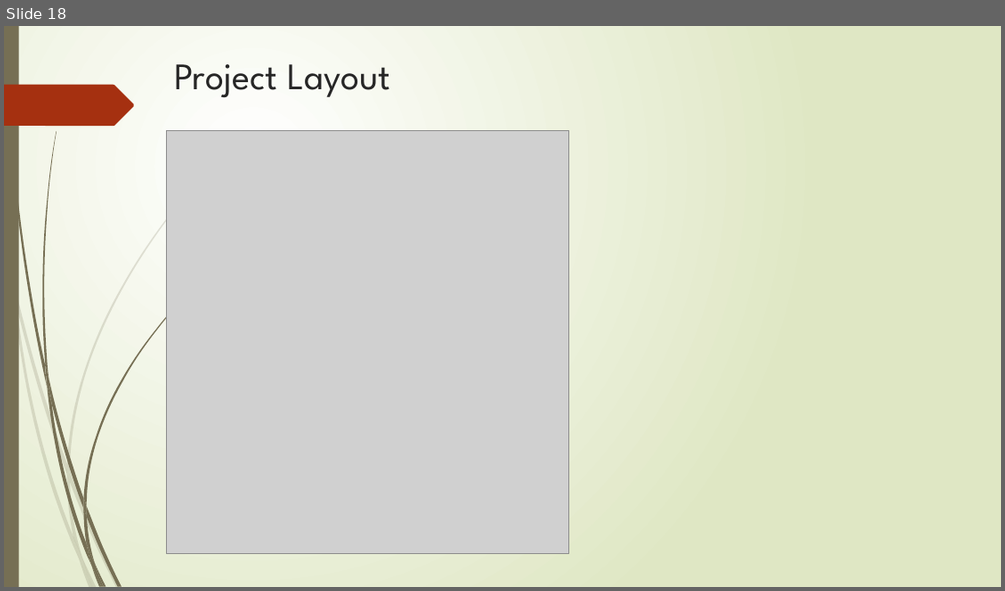
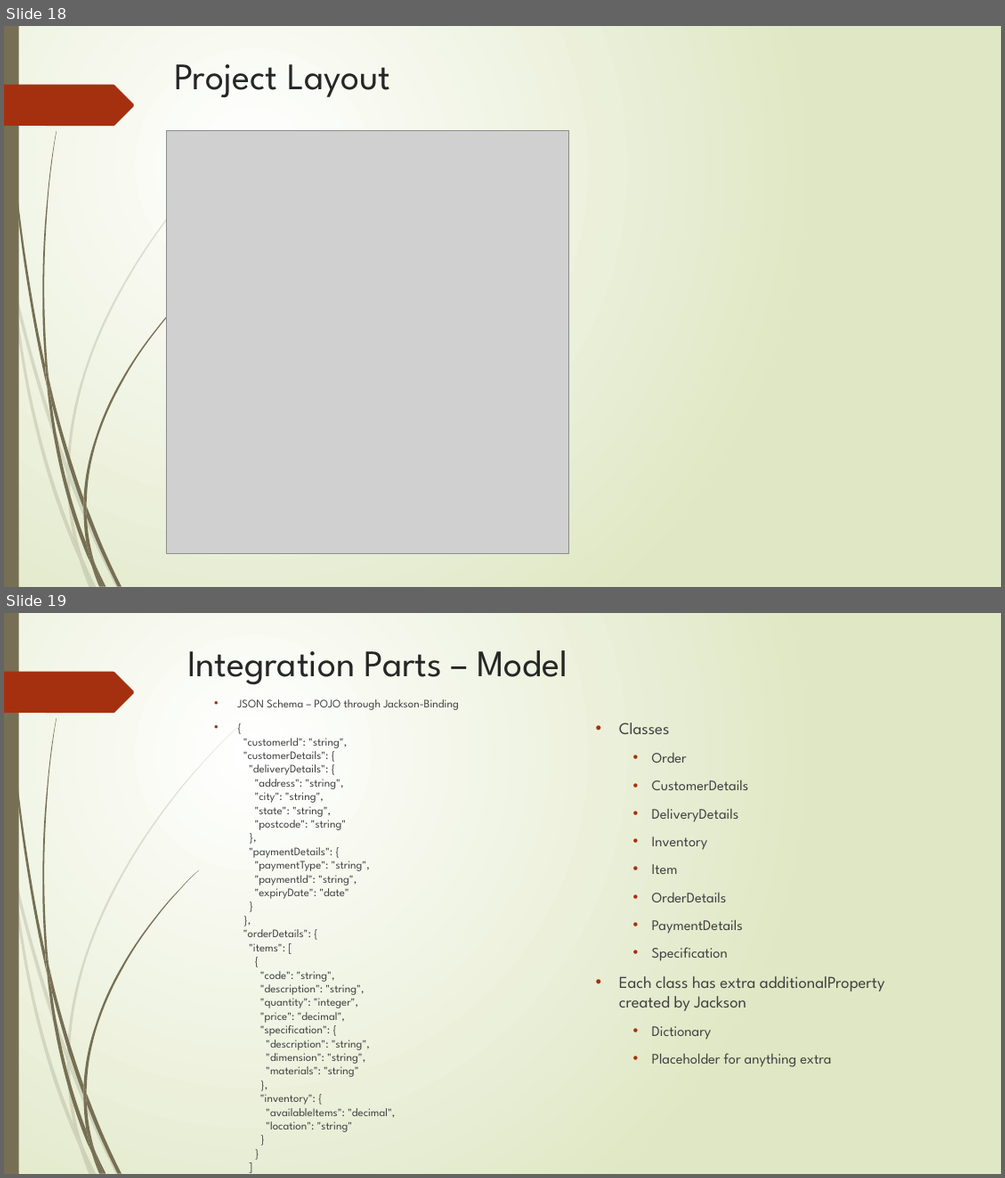
Before and after one commit to wgmartinez/apache-camel-tutorials, a slide deck: presentation/ApacheCamel.pptx. Shown one above the other, each under a label of ours: slide 18 before the commit, slides 18 and 19 after it. The pictures are 1005x591 and 1005x1178 pixels, drawn with LibreOffice and Linux fonts; fonts in the diff are those of the drawing; grey boxes stand for pictures. Boxes give left, top, right and bottom in pixels: in the first picture for what was removed or moved away, otherwise in the second. Text is boxed around its words. In the diff, an @@ line names an element or a change of style, - is before the commit and + after.

```diff
--- a/presentation/ApacheCamel.pptx
+++ b/presentation/ApacheCamel.pptx
@@ slide 19 added at (4,613,1001,1174), background gradient #FFFFFF to #DFE8C4; not listed: 24 template elements that a slide beside it also shows @@
@@ title added at (187,650,567,685), 36 pt, text #262626 @@
+Integration Parts – Model
@@ text added at (237,699,459,1132), 11 pt, text #404040 @@
+  • JSON Schema – POJO through Jackson-Binding
+  • {
+    "customerId": "string",
+    "customerDetails": {
+    "deliveryDetails": {
+    "address": "string",
+    "city": "string",
+    "state": "string",
+    "postcode": "string"
+    },
+    "paymentDetails": {
+    "paymentType": "string",
+    "paymentId": "string",
+    "expiryDate": "date"
+    }
+    },
+    "orderDetails": {
+    "items": [
+    {
+    "code": "string",
+    "description": "string",
+    "quantity": "integer",
+    "price": "decimal",
+    "specification": {
+    "description": "string",
+    "dimension": "string",
+    "materials": "string"
+    },
+    "inventory": {
+    "availableItems": "decimal",
+    "location": "string"
+    }
+    }
+    ]
+    }
+    }
@@ text added at (619,722,885,1067), 14 pt, text #404040 @@
+  • Classes
+    • Order
+    • CustomerDetails
+    • DeliveryDetails
+    • Inventory
+    • Item
+    • OrderDetails
+    • PaymentDetails
+    • Specification
+  • Each class has extra additionalProperty created by Jackson
+    • Dictionary
+    • Placeholder for anything extra
```
Also in this commit, not shown: 8 slides changed, 10 other slides added, 1 other file.
